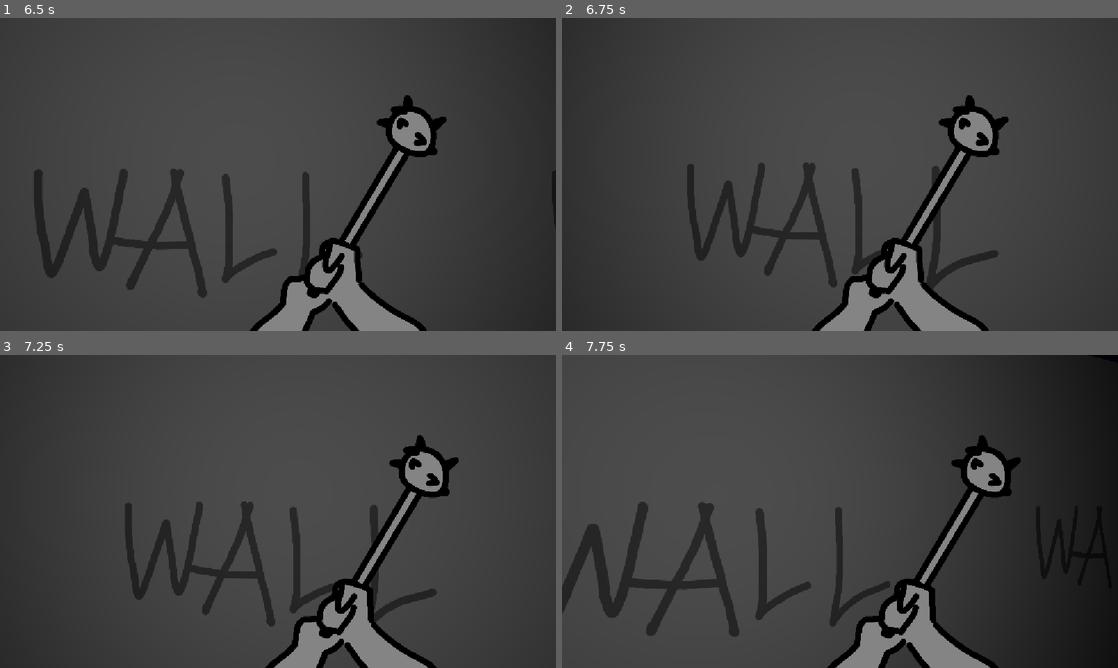
Above: before the commit, frames 1-4 (two rows, left to right).
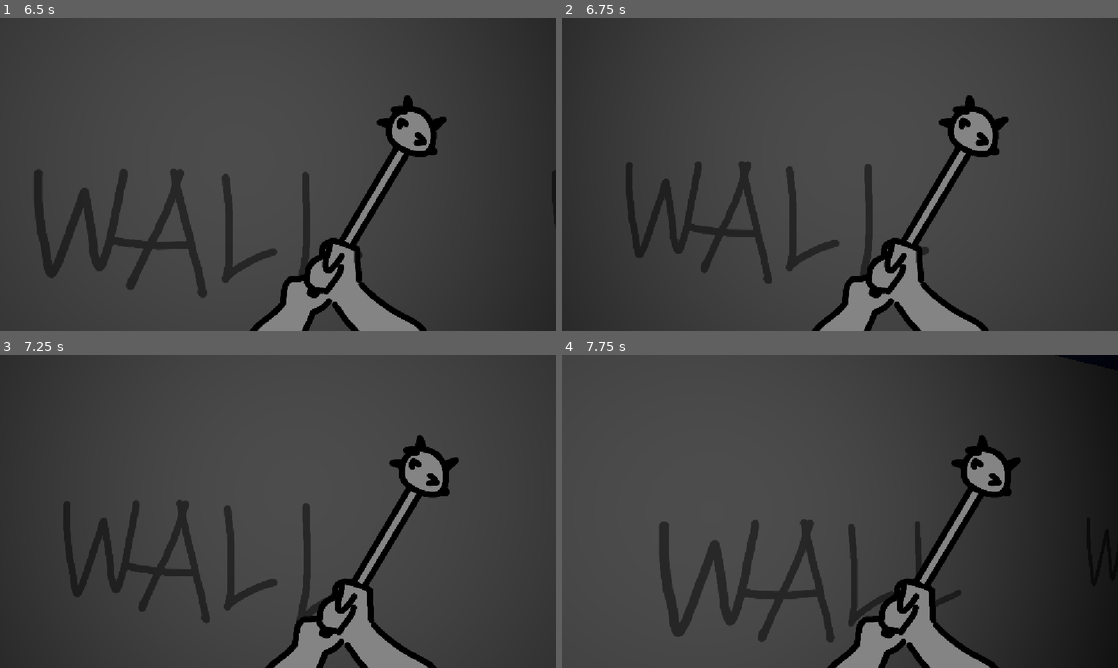
Above: after the commit, the same moments.

Repository: kerivin/dungeon-crawler
Game: Godot game, scene res://scenes/level.tscn
The game is run twice, just before and just after one commit, with the same random seed, the same clock (stepped at 60 frames per second) and the same inputs. The project has no main scene, so this scene is started directly.
Inputs (mouse positions are in pixels of both pictures, inside the frame that each line leads up to):
- Up to frame 1 (6.5 s): tap Enter at 0.5, 3.5 s; move the mouse to (272, 180) at 0.52 s; hold Up (move_forward) 0.53-2.78 s; move the mouse to (316, 177) at 1.27 s; tap Space at 2, 5 s; move the mouse to (233, 171) at 2.02 s; move the mouse to (283, 174) at 2.77 s; hold Left (move_left) 2.78-3.53 s; move the mouse to (255, 168) at 3.52 s; hold Up (move_forward) 3.53-5.78 s; move the mouse to (305, 174) at 4.27 s; move the mouse to (250, 174) at 5.02 s; move the mouse to (289, 168) at 5.77 s; hold Right (move_right) from 5.78 s (still down)
- Up to frame 2 (6.75 s): move the mouse to (834, 180) at 6.52 s; release Right (move_right) at 6.53 s; hold Up (move_forward) from 6.53 s (still down)
- Up to frame 3 (7.25 s): keep holding Up (move_forward)
- Up to frame 4 (7.75 s): keep holding Up (move_forward); move the mouse to (878, 514) at 7.27 s

Frame 1 is identical in both runs. In frame 2, 6.0% of the frame differs, in the area x 11-79%, y 45-87%; in frame 3, 6.0%; in frame 4, 7.4%, in the area x 0-91%, y 0-92%.

Commit message:
axis match threshold

Diff:
--- a/scenes/player.tscn
+++ b/scenes/player.tscn
@@ -43,8 +43,7 @@
 
 [node name="Player" type="Node3D" unique_id=1133914630]
 script = ExtResource("1_3vyb7")
-move_threshold = 0.8
-output_moving_info = true
+axis_match_threshold = 0.2
 
 [node name="Camera3D" type="Camera3D" parent="." unique_id=1526682563]
 current = true
--- a/scripts/player.gd
+++ b/scripts/player.gd
@@ -8,7 +8,7 @@
 #@export var turn_speed: float = 180.0        # degrees per second
 @export var eye_height: float = 1.2
 @export var mouse_sensitivity: float = 0.2   # degrees per pixel
-@export var move_threshold: float = 0.3
+@export var axis_match_threshold: float = 0.3
 @export var output_moving_info: bool = false
 
 @onready var anim: Node = $AnimationController
@@ -75,6 +75,7 @@
 		else:
 			_start_moving("from_center: %s" % from_center)
 	else:
+		_stop_moving("dir_sign: %s" % dir_sign)
 		return
 
 	if _moving:
@@ -89,18 +90,16 @@
 
 func _get_axis_projection_sign(world_dir: Vector2, default_value: int = 0) -> int:
 	var proj = world_dir.x * _current_axis.x + world_dir.y * _current_axis.z
-	return sign(proj) if abs(proj) > 0.001 else default_value
+	print(proj)
+	return sign(proj) if abs(proj) > axis_match_threshold else default_value
 
 func _get_snap_axis(world_dir: Vector2) -> Vector3:
-	if abs(world_dir.x) < move_threshold && abs(world_dir.y) < move_threshold:
-		return Vector3.ZERO
-	world_dir = world_dir.normalized()
-	var axis: Vector3 = Vector3(sign(world_dir.x), 0, 0) if abs(world_dir.x) > abs(world_dir.y) else Vector3(0, 0, sign(world_dir.y))
-	var next_cell = Vector2i(grid_position.x + int(axis.x), grid_position.y + int(axis.z))
+	var axis := Vector2i(sign(world_dir.x), 0) if abs(world_dir.x) > abs(world_dir.y) else Vector2i(0, sign(world_dir.y))
+	var next_cell = Vector2i(grid_position.x + axis.x, grid_position.y + axis.y)
 	if !map_node.is_walkable(next_cell.x, next_cell.y):
 		return Vector3.ZERO
 
-	return axis
+	return Vector3(axis.x, 0, axis.y)
 
 func _start_moving(message: String) -> void:
 	if !_moving:
